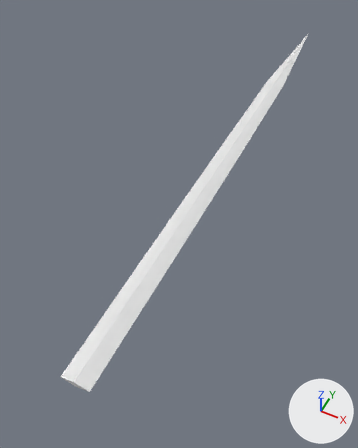
The glTF model godot/assets/waffen/modelle/grossschwertklinge/t3_5.glb: old version first, new version second.
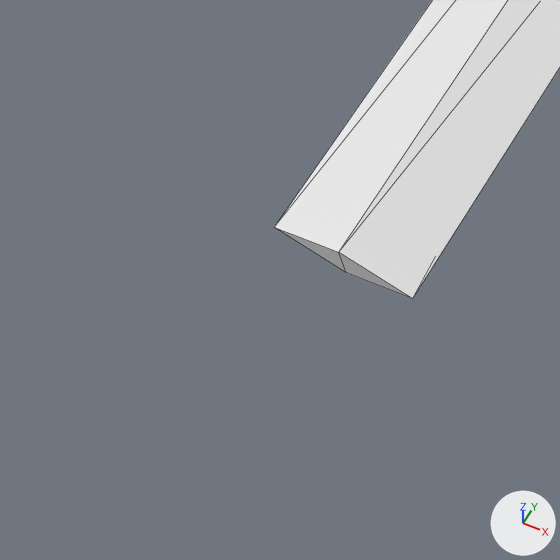
Each version is shown whole from a 50 mm camera at (0.307, -0.034, 0.78) aimed at (-0.047, 0.676, -0.106), then close up on the part from 1% to 34% of the width and 73% to 100% of the height. The axes (+X, +Y, +Z) are drawn at lower right. The lights are the same throughout. The last two pictures show the newer version. The close-ups show mesh edges as thin lines. Vertices at exactly the same position are counted once.

Objects in the first close-up: 'grossschwertklinge_t3_5'.
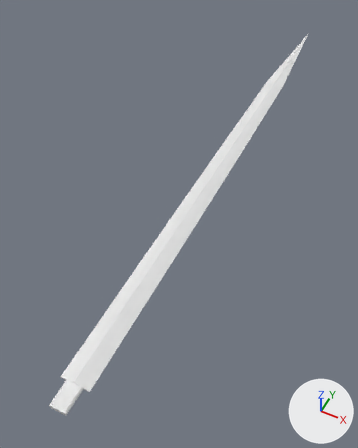
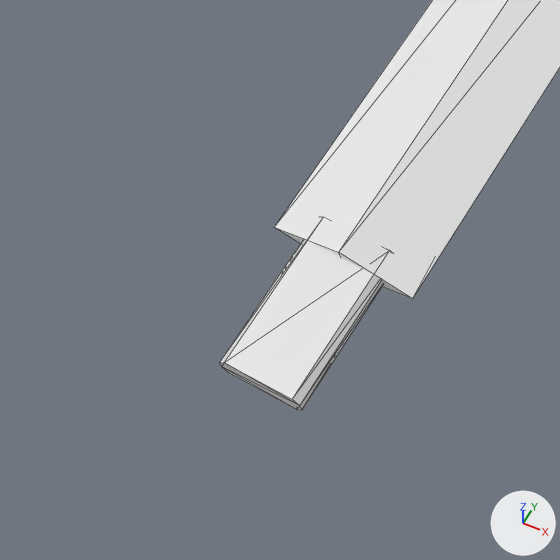
Diff of the bpy script that builds the scene:
```diff
--- a/godot/assets/waffen/modelle/grossschwertklinge/t3_5.glb.py
+++ b/godot/assets/waffen/modelle/grossschwertklinge/t3_5.glb.py
@@ me_grossschwertklinge_t3_5 @@
 # used by ob_grossschwertklinge_t3_5; location = (0.0, 0.0, 0.0)
-me_grossschwertklinge_t3_5.from_pydata(...)  # 17 vertices, 30 faces; spans x -0.029..0.029, y 0.2..1.512, z -0.008..0.008
+me_grossschwertklinge_t3_5.from_pydata(...)  # 33 vertices, 58 faces; spans x -0.029..0.029, y 0.152..1.512, z -0.008..0.008
+# me_grossschwertklinge_t3_5 part 1: a new loose piece of 16 vertices spanning x -0.016..0.016, y 0.152..0.21, z -0.005..0.005, in mat_klinge (white #e7e7e7)
 me_grossschwertklinge_t3_5.materials.append(mat_klinge)
```

Where the change shows, as pixel boxes [x1, y1, x2, y2] in the close-ups (560 x 560 px):
'grossschwertklinge_t3_5', reshaped
    before: [275, 0, 560, 299]
    after: [220, 0, 560, 410]
part 1 of me_grossschwertklinge_t3_5, added
    after: [220, 217, 390, 410]
